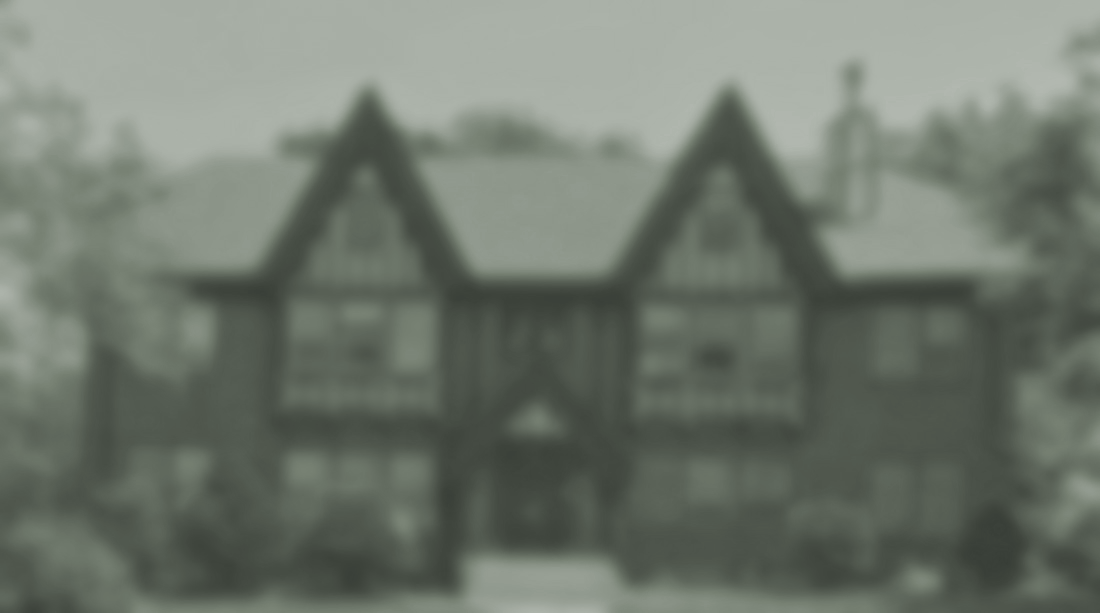
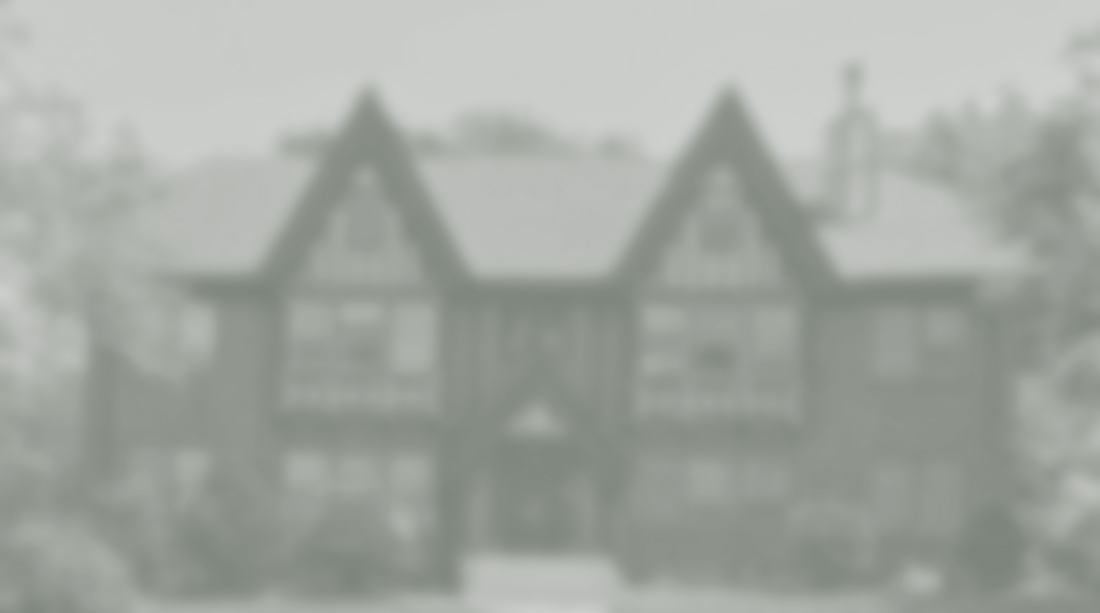
Layer changes from the first (1100, 613) image to the second:
"Layer 1": opacity 11% → 7% over [0, 0, 1100, 613]
added layer "Layer 2" (36%) above "Hue/Saturation 1" over [0, 0, 1100, 613]
